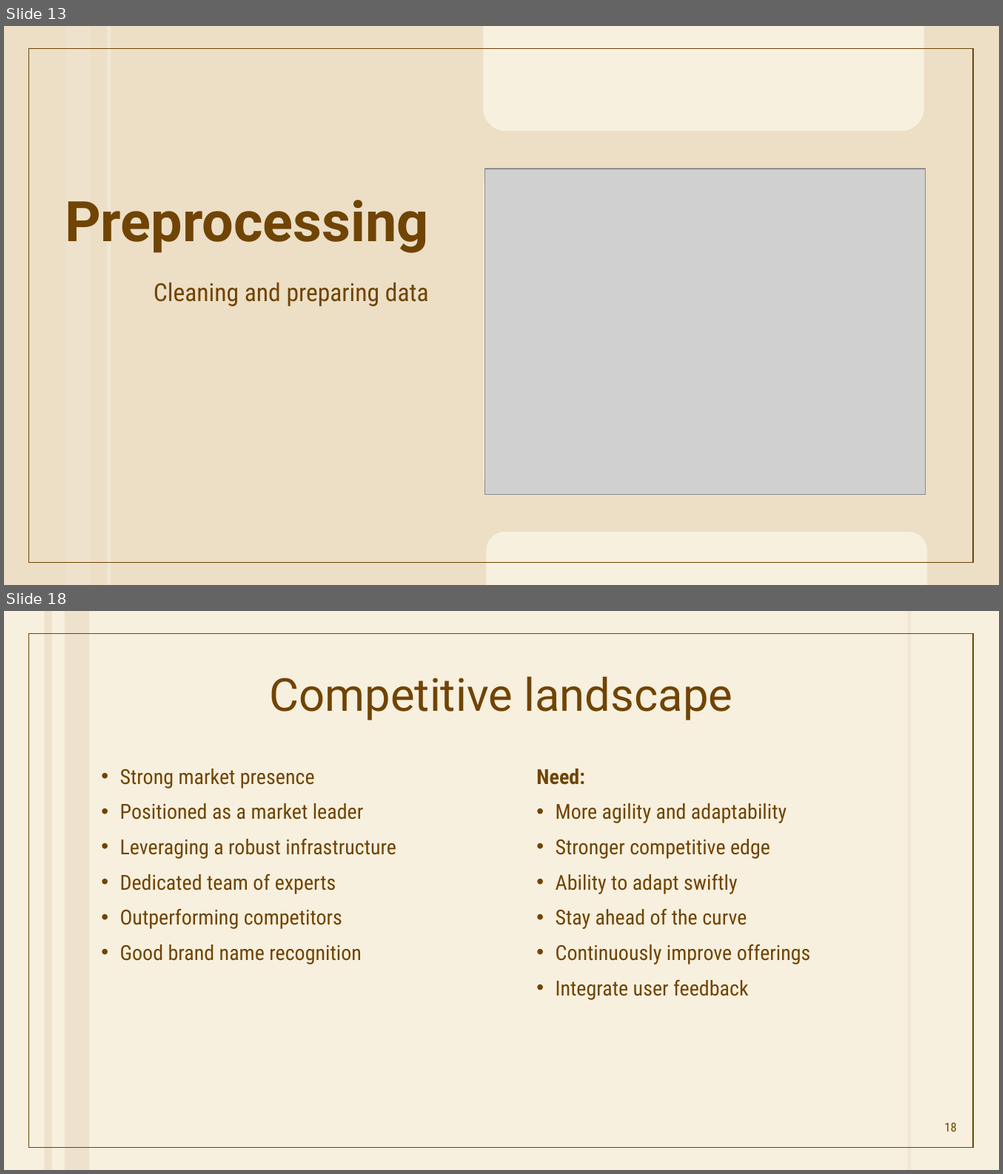
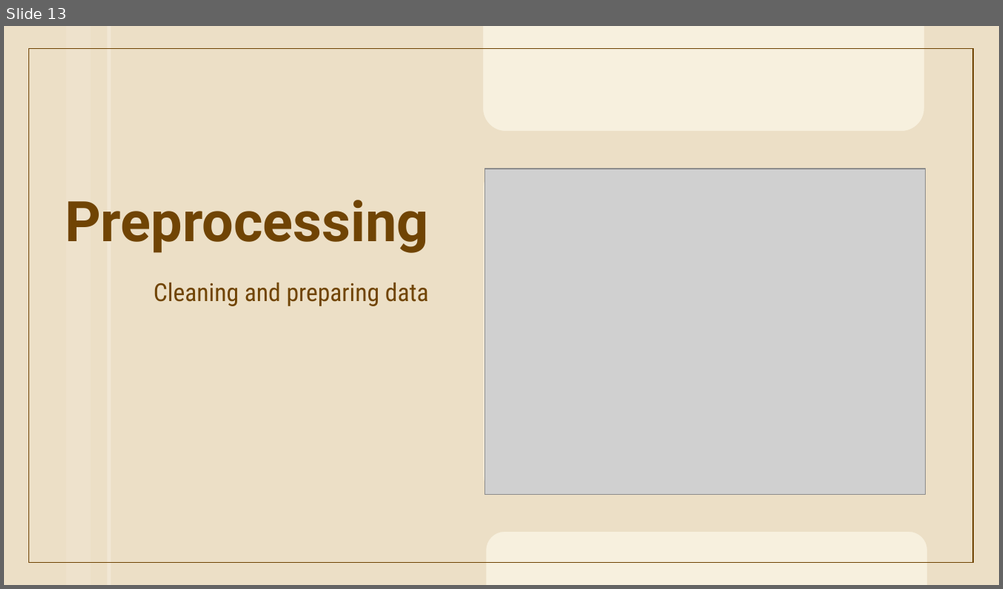
Before and after one commit to FaatimahMajothi98/Causal-Inference-Analysis, a slide deck: Causal Inference.pptx. Shown one above the other, each under a label of ours: slides 13 and 18 before the commit, slide 13 after it; the slides between them are not shown. The pictures are 1003x1174 and 1003x589 pixels, drawn with LibreOffice and Linux fonts; fonts in the diff are those of the drawing; grey boxes stand for pictures; background and template pictures are left out. Boxes give left, top, right and bottom in pixels: in the first picture for what was removed or moved away, otherwise in the second. Text is boxed around its words. In the diff, an @@ line names an element or a change of style, - is before the commit and + after.

```diff
--- a/Causal Inference.pptx
+++ b/Causal Inference.pptx
@@ slide 18 removed at [4,611,999,1170], background #F7F0DE; not listed: 1 template element that a slide beside it also shows @@
@@ rectangle removed at [44,611,52,1170] @@
@@ rectangle removed at [65,611,90,1170] @@
@@ rectangle removed at [907,611,910,1170] @@
@@ title removed at [270,676,732,721] @@
-Competitive landscape
@@ text removed at [120,769,396,965] @@
-• Strong market presence
-• Positioned as a market leader
-• Leveraging a robust infrastructure
-• Dedicated team of experts
-• Outperforming competitors
-• Good brand name recognition
@@ text removed at [536,769,811,1000] @@
-Need:
-  • More agility and adaptability
-  • Stronger competitive edge
-  • Ability to adapt swiftly
-  • Stay ahead of the curve
-  • Continuously improve offerings
-  • Integrate user feedback
@@ page number removed at [944,1123,956,1132] @@
-18
```
Also in this commit, not shown: 2 slides changed, 5 slides added, 7 other slides removed, 2 other files.
